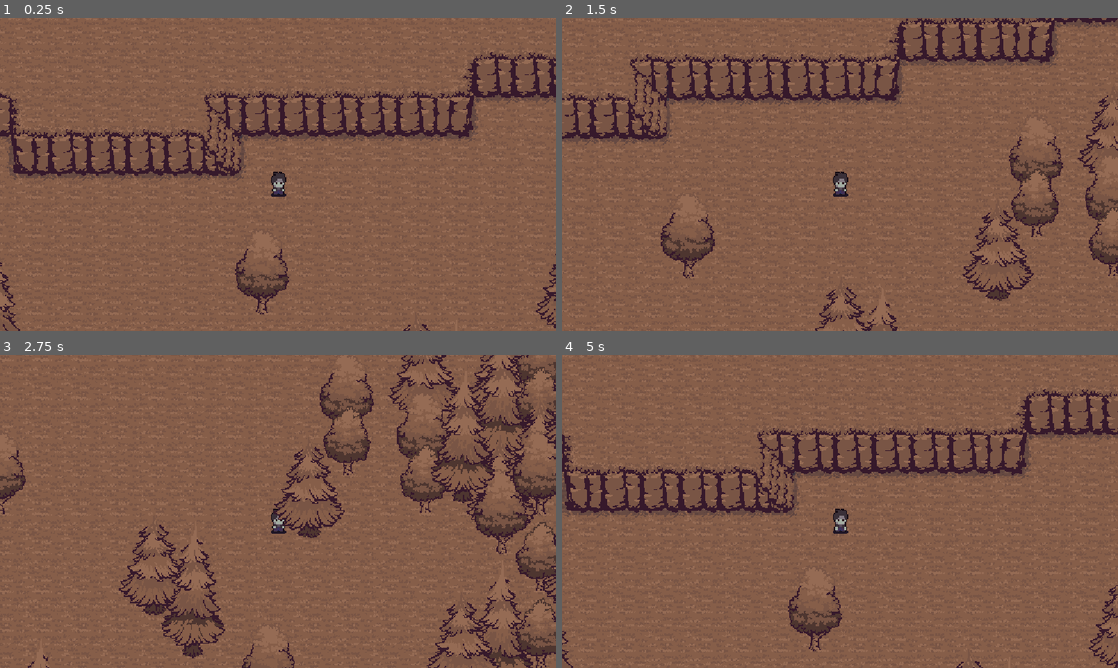
Above: before the commit, frames 1-4 (two rows, left to right).
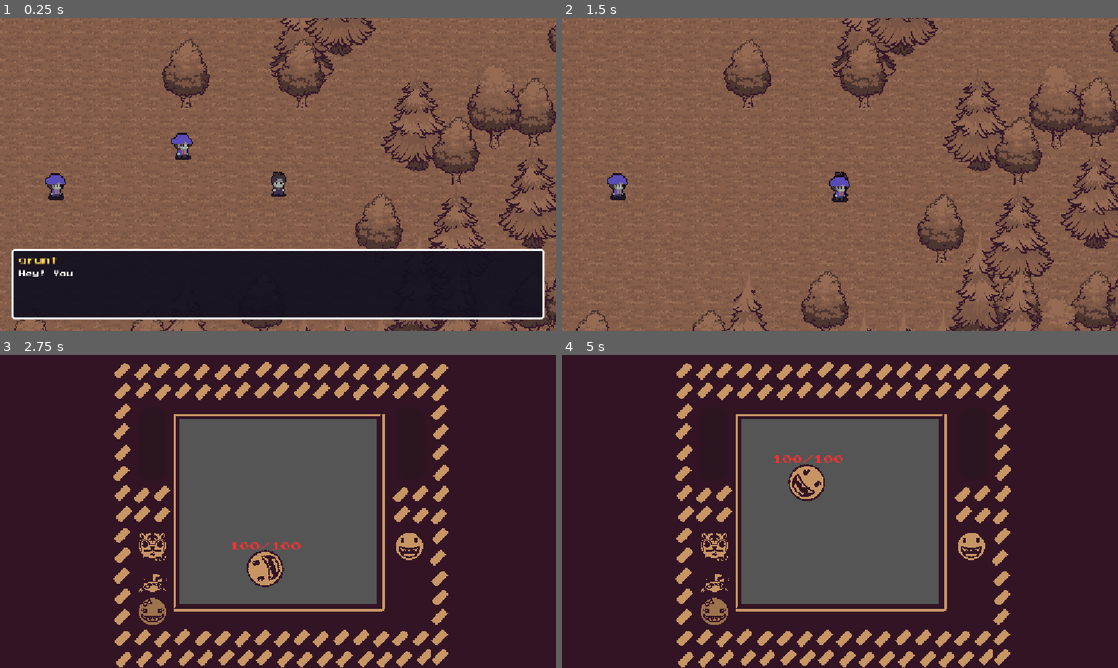
Above: after the commit, the same moments.

Repository: nusima-59487/ballbattle
Game: Godot game, scene res://level.tscn
Two runs of this game, one before a commit and one after it. Both use one fixed random seed, a clock stepped at 60 frames per second and the inputs below.
Inputs (mouse positions are in pixels of both pictures, inside the frame that each line leads up to):
- Up to frame 1 (0.25 s): no input
- Up to frame 2 (1.5 s): tap Enter (ui_accept) at 0.5, 1.35 s; move the mouse to (962, 158) at 0.52 s; hold Right (ui_right) 0.53-1.28 s; hold Enter (ui_accept) 0.53-1.28 s; click (962, 158) at 0.6 s; move the mouse to (728, 190) at 1.27 s; hold Down (ui_down) from 1.28 s (still down)
- Up to frame 3 (2.75 s): tap Enter (ui_accept) at 1.52, 1.82 s; click (166, 527) at 1.55 s; move the mouse to (333, 442) at 2.02 s; release Down (ui_down) at 2.03 s; hold Right (ui_right) from 2.03 s (still down); hold Enter (ui_accept) from 2.03 s (still down); click (333, 442) at 2.1 s
- Up to frame 4 (5 s): move the mouse to (812, 574) at 2.77 s; release Right (ui_right) at 2.78 s; release Enter (ui_accept) at 2.78 s; hold Up (ui_up) 2.78-3.53 s; tap Space at 2.85 s; tap Enter (ui_accept) at 3.02, 3.32, 4.35, 4.52, 4.82 s; click (812, 574) at 3.05 s; move the mouse to (1006, 558) at 3.52 s; hold Enter (ui_accept) 3.53-4.28 s; hold Left (ui_left) from 3.53 s (still down); click (1006, 558) at 3.6 s; move the mouse to (673, 464) at 4.27 s; click (673, 464) at 4.55 s

The runs differ from the first frame. In frame 1, 39% of the frame differs, in the area x 0-100%, y 0-100%; in frame 2, 23%; in frame 3, 95%; in frame 4, 96%.

Commit message:
never using ai again

Diff:
--- a/balls/lovity_ball.tscn
+++ b/balls/lovity_ball.tscn
@@ -99,6 +99,7 @@
 modulate = Color(6.738305e-07, 0.61265546, 0.28009963, 1)
 top_level = true
 position = Vector2(-19, -32)
+scale = Vector2(0.5, 0.5)
 script = ExtResource("5_llj6p")
 
 [node name="Sprite2D" type="Sprite2D" parent="heart" index="0" unique_id=372810004]
--- a/enemy.tscn
+++ b/enemy.tscn
@@ -10,6 +10,7 @@
 scale = Vector2(2, 2)
 texture = ExtResource("2_4gyqm")
 script = ExtResource("1_48uxq")
+display_name = "grunt"
 
 [node name="Area2D" type="Area2D" parent="." unique_id=1509104985]
 
--- a/level.tscn
+++ b/level.tscn
@@ -1,9 +1,9 @@
 [gd_scene format=4 uid="uid://d3pgwr84kii8m"]
 
+[ext_resource type="AudioStream" uid="uid://dtxw183qyardq" path="res://assets/music_elderberry/1 - Smoke and Mirrors.wav" id="1_f2txt"]
 [ext_resource type="TileSet" uid="uid://cihl1uas8no1w" path="res://assets/map/new_tile_set.tres" id="1_oi3di"]
 [ext_resource type="Script" uid="uid://dosk2eix8l2me" path="res://scripts/levelplayer.gd" id="2_f2txt"]
 [ext_resource type="Texture2D" uid="uid://b5dx37o1u6jck" path="res://assets/map/player.png" id="2_oi3di"]
-[ext_resource type="Texture2D" uid="uid://dq6uq2eapr7ct" path="res://assets/bijabilliC.png" id="3_oi3di"]
 [ext_resource type="PackedScene" uid="uid://df21n6el8bq06" path="res://enemy.tscn" id="4_0b4ue"]
 
 [sub_resource type="AtlasTexture" id="AtlasTexture_0b4ue"]
@@ -64,7 +64,10 @@
 [sub_resource type="RectangleShape2D" id="RectangleShape2D_bdgww"]
 size = Vector2(19, 30)
 
-[node name="Node2D" type="Node2D" unique_id=502099484]
+[node name="Node2D2" type="Node2D" unique_id=502099484]
+
+[node name="AudioStreamPlayer2D" type="AudioStreamPlayer2D" parent="." unique_id=211825177]
+stream = ExtResource("1_f2txt")
 
 [node name="TileMapLayerTrain1" type="TileMapLayer" parent="." unique_id=690689305]
 tile_map_data = PackedByteArray("AAD3//r/AAABAAEAAAD3//v/AAABAAEAAAD3//z/AAABAAEAAAD3//3/AAABAAEAAAD3//7/AAABAAEAAAD3// …(112352 unchanged characters)…
@@ -79,7 +82,7 @@
 tile_set = ExtResource("1_oi3di")
 
 [node name="CharacterBody2D" type="CharacterBody2D" parent="." unique_id=418340580]
-position = Vector2(-773, -835)
+position = Vector2(1658, 1999)
 script = ExtResource("2_f2txt")
 
 [node name="cahr" type="AnimatedSprite2D" parent="CharacterBody2D" unique_id=2002706253]
@@ -100,10 +103,6 @@
 tile_map_data = PackedByteArray("AAAAAPz/BgAAAAAAAAADAP//BgAAAAAAAAAEAP//BwAAAAAAAAD7//X/BQAAAAAAAAD8//P/BwAAAAAAAAD8// …(18976 unchanged characters)…
 tile_set = ExtResource("1_oi3di")
 
-[node name="BijabilliC" type="Sprite2D" parent="." unique_id=1882833882]
-position = Vector2(-32, 32)
-texture = ExtResource("3_oi3di")
-
 [node name="CanvasLayer" type="CanvasLayer" parent="." unique_id=873683321]
 
 [node name="ColorRect" type="ColorRect" parent="CanvasLayer" unique_id=1082024243]
@@ -120,5 +119,10 @@
 polygon = PackedVector2Array(-2956, -3619, -2222, -3648, -2117, -2942, -1583, -2847, -1421, -2265, -1001, -2284, -839,  …(962 unchanged characters)…
 
 [node name="Enemy" parent="." unique_id=544133219 instance=ExtResource("4_0b4ue")]
-position = Vector2(439, 146)
 balls_lineup = Array[String](["verity", "summon_knight"])
+position = Vector2(1289, 2020)
+
+[node name="Enemy2" parent="." unique_id=1167607563 instance=ExtResource("4_0b4ue")]
+position = Vector2(1499, 1954)
+intro_dialogue = Array[String](["Hey! You there!", "You're no match for my ball battling ability!!"])
+defeat_dialogue = Array[String](["No way... my balls lost?!", "I need to tell boss about this..."])
--- a/main.tscn
+++ b/main.tscn
@@ -2,6 +2,7 @@
 
 [ext_resource type="Texture2D" uid="uid://dgkq1kwux1mwh" path="res://assets/battle_background.png" id="1_0xm2m"]
 [ext_resource type="Script" uid="uid://x3ycjt64tjcq" path="res://scripts/battle.gd" id="1_1bvp3"]
+[ext_resource type="Script" path="res://scripts/battle_visuals.gd" id="2_visfx"]
 
 [sub_resource type="RectangleShape2D" id="RectangleShape2D_i1io4"]
 size = Vector2(275, 34)
--- a/popup_heart.gd
+++ b/popup_heart.gd
@@ -15,7 +15,7 @@
 
 
 func popup(damage: String, popup_direction: Vector2 = Vector2.ZERO) -> void:
-	global_position = ball.global_position - Vector2(30,30)
+	global_position = ball.global_position
 	modulate = ball.modulate
 	animation_player.play("pop")
 	await animation_player.animation_finished
--- a/scripts/battle.gd
+++ b/scripts/battle.gd
@@ -140,4 +140,11 @@
 	player_slots[current_player_ball_idx].texture_disabled = empty_img_texture
 	player_balls_left -= 1;
 	if player_balls_left == 0:
-		print("You lose boo")
+		# player ran out of balls, you lose
+		print("You blacked out!")
+		get_tree().paused = true
+		await get_tree().create_timer(0.5).timeout
+		await DialogueBox.show_dialogue(self, "", ["You blacked out!"], true).finished
+		get_tree().paused = false
+		# back to the map's starting point; the enemy stays for a rematch
+		get_tree().call_deferred("change_scene_to_file", "res://level.tscn")
--- /dev/null
+++ b/scripts/dialogue_box.gd
@@ -0,0 +1,187 @@
+extends CanvasLayer
+class_name DialogueBox
+
+## On-screen dialogue with a typewriter effect.
+##
+## Usage (from any node):
+##     await DialogueBox.show_dialogue(self, "Angler", ["Hey!", "Let's battle!"]).finished
+##
+## Click, Space or Enter finishes the current line; pressing again goes to the next line.
+## With fullscreen = true the screen fades to black and the text is centred (used for "You blacked out").
+
+signal finished
+
+const FONT: FontFile = preload("res://assets/pixel_font/PressStart2P-Regular.ttf")
+const CHARS_PER_SECOND := 40.0
+
+var _speaker := ""
+var _lines: Array[String] = []
+var _fullscreen := false
+var _index := 0
+var _accepting_input := false
+var _done := false
+
+var _text_label: Label
+var _hint_label: Label
+var _typing_tween: Tween
+
+
+## Creates a dialogue box under `parent`, starts it, and returns it so you can await `finished`.
+static func show_dialogue(parent: Node, speaker: String, lines: Array[String], fullscreen: bool = false) -> DialogueBox:
+	var box := DialogueBox.new()
+	box._speaker = speaker
+	box._lines = lines
+	box._fullscreen = fullscreen
+	parent.add_child(box)
+	return box
+
+
+func _ready() -> void:
+	layer = 100
+	# Keep working while the tree is paused (battle pauses during end-of-battle dialogue).
+	process_mode = Node.PROCESS_MODE_ALWAYS
+
+	if _lines.is_empty():
+		# Nothing to say; finish on the next frame so callers can still `await finished`.
+		_finish.call_deferred()
+		return
+
+	if _fullscreen:
+		_build_fullscreen_ui()
+	else:
+		_build_box_ui()
+		_accepting_input = true
+		_show_line()
+
+
+func _build_box_ui() -> void:
+	var root := Control.new()
+	root.set_anchors_preset(Control.PRESET_FULL_RECT)
+	root.mouse_filter = Control.MOUSE_FILTER_STOP # block clicks on buttons underneath
+	add_child(root)
+
+	var panel := PanelContainer.new()
+	panel.anchor_left = 0.0
+	panel.anchor_right = 1.0
+	panel.anchor_top = 1.0
+	panel.anchor_bottom = 1.0
+	panel.offset_left = 24
+	panel.offset_right = -24
+	panel.offset_top = -170
+	panel.offset_bottom = -24
+	panel.grow_vertical = Control.GROW_DIRECTION_BEGIN
+	var style := StyleBoxFlat.new()
+	style.bg_color = Color(0.08, 0.06, 0.12, 0.94)
+	style.border_color = Color(1, 1, 1)
+	style.set_border_width_all(4)
+	style.set_corner_radius_all(6)
+	style.set_content_margin_all(16)
+	panel.add_theme_stylebox_override("panel", style)
+	root.add_child(panel)
+
+	var vbox := VBoxContainer.new()
+	vbox.add_theme_constant_override("separation", 12)
+	panel.add_child(vbox)
+
+	var name_label := _make_label(16, Color(1.0, 0.85, 0.3))
+	name_label.text = _speaker
+	name_label.visible = _speaker != ""
+	vbox.add_child(name_label)
+
+	_text_label = _make_label(14, Color.WHITE)
+	_text_label.autowrap_mode = TextServer.AUTOWRAP_WORD_SMART
+	_text_label.size_flags_vertical = Control.SIZE_EXPAND_FILL
+	vbox.add_child(_text_label)
+
+	_hint_label = _make_label(10, Color(1, 1, 1, 0.6))
+	_hint_label.text = "click / space  >"
+	_hint_label.horizontal_alignment = HORIZONTAL_ALIGNMENT_RIGHT
+	vbox.add_child(_hint_label)
+
+
+func _build_fullscreen_ui() -> void:
+	var bg := ColorRect.new()
+	bg.set_anchors_preset(Control.PRESET_FULL_RECT)
+	bg.color = Color.BLACK
+	bg.mouse_filter = Control.MOUSE_FILTER_STOP
+	bg.modulate.a = 0.0
+	add_child(bg)
+
+	_text_label = _make_label(24, Color.WHITE)
+	_text_label.set_anchors_preset(Control.PRESET_FULL_RECT)
+	_text_label.horizontal_alignment = HORIZONTAL_ALIGNMENT_CENTER
+	_text_label.vertical_alignment = VERTICAL_ALIGNMENT_CENTER
+	_text_label.autowrap_mode = TextServer.AUTOWRAP_WORD_SMART
+	bg.add_child(_text_label)
+
+	_hint_label = _make_label(10, Color(1, 1, 1, 0.6))
+	_hint_label.text = "click / space  >"
+	_hint_label.set_anchors_preset(Control.PRESET_BOTTOM_RIGHT)
+	_hint_label.grow_horizontal = Control.GROW_DIRECTION_BEGIN
+	_hint_label.grow_vertical = Control.GROW_DIRECTION_BEGIN
+	_hint_label.offset_left = -260
+	_hint_label.offset_top = -48
+	_hint_label.offset_right = -24
+	_hint_label.offset_bottom = -24
+	_hint_label.horizontal_alignment = HORIZONTAL_ALIGNMENT_RIGHT
+	_hint_label.visible = false
+	bg.add_child(_hint_label)
+
+	var fade := create_tween()
+	fade.tween_property(bg, "modulate:a", 1.0, 0.8)
+	fade.tween_interval(0.3)
+	fade.tween_callback(func() -> void:
+		_accepting_input = true
+		_show_line())
+
+
+func _make_label(font_size: int, color: Color) -> Label:
+	var label := Label.new()
+	label.add_theme_font_override("font", FONT)
+	label.add_theme_font_size_override("font_size", font_size)
+	label.add_theme_color_override("font_color", color)
+	label.mouse_filter = Control.MOUSE_FILTER_IGNORE
+	return label
+
+
+func _show_line() -> void:
+	var line := _lines[_index]
+	_text_label.text = line
+	_text_label.visible_ratio = 0.0
+	_hint_label.visible = false
+	if _typing_tween:
+		_typing_tween.kill()
+	_typing_tween = create_tween()
+	_typing_tween.tween_property(_text_label, "visible_ratio", 1.0, maxf(line.length() / CHARS_PER_SECOND, 0.05))
+	_typing_tween.tween_callback(func() -> void: _hint_label.visible = true)
+
+
+func _input(event: InputEvent) -> void:
+	if _done or not _accepting_input or event.is_echo():
+		return
+	var pressed_mouse: bool = event is InputEventMouseButton and event.pressed and event.button_index == MOUSE_BUTTON_LEFT
+	if pressed_mouse or event.is_action_pressed("ui_accept"):
+		get_viewport().set_input_as_handled()
+		_advance()
+
+
+func _advance() -> void:
+	# First press while typing: reveal the whole line.
+	if _typing_tween and _typing_tween.is_running():
+		_typing_tween.kill()
+		_text_label.visible_ratio = 1.0
+		_hint_label.visible = true
+		return
+	_index += 1
+	if _index >= _lines.size():
+		_finish()
+	else:
+		_show_line()
+
+
+func _finish() -> void:
+	if _done:
+		return
+	_done = true
+	finished.emit()
+	queue_free()
--- a/scripts/game_instance.gd
+++ b/scripts/game_instance.gd
@@ -8,6 +8,10 @@
 var player_map_pos: Vector2;
 var last_battle_enemy_opponent: String;
 
+# Dialogue info for the enemy currently being battled (set by LevelEnemy).
+var current_enemy_display_name: String
+var current_enemy_defeat_dialogue: Array[String] = []
+
 # Called when the node enters the scene tree for the first time.
 func _ready() -> void:
 	pass # Replace with function body.
--- a/scripts/levelenemy.gd
+++ b/scripts/levelenemy.gd
@@ -5,9 +5,25 @@
 @export var move_speed = 10
 @export var target_position : Vector2;
 
+@export_group("Dialogue")
+## Name shown in the dialogue box. Falls back to the node name if empty.
+@export var display_name: String = ""
+## Lines said when this enemy spots the player (before the battle).
+@export_multiline var intro_dialogue: Array[String] = [
+	"Hey! You there!",
+	"Your balls look weak. Let's battle!",
+]
+## Lines said when this enemy is defeated (at the end of the battle).
+@export_multiline var defeat_dialogue: Array[String] = [
+	"No way... my balls lost?!",
+	"Fine. You win this time.",
+]
+
+var _triggered := false
+
 # Called when the node enters the scene tree for the first time.
 func _ready() -> void:
-	pass # Replace with function body.
+	pass
 
 
 # Called every frame. 'delta' is the elapsed time since the previous frame.
@@ -18,15 +34,27 @@
 			#print("im here")
 
 
+func get_speaker_name() -> String:
+	return display_name if display_name != "" else str(name)
+
+
 func _on_area_2d_body_entered(body: Node2D) -> void:
-	if body is LevelPlayer:
-		print("YOU ARE IN BATTLE")
-		body.is_frozen = true
-		#self.target_position = body.position
-		var move = get_tree().create_tween()
-		move.set_trans(Tween.TRANS_CUBIC)
-		move.tween_property(self,"global_position", body.global_position, 1.0)
-		await move.finished
-		GameInstance.current_enemy_balls = self.balls_lineup
-		GameInstance.last_battle_enemy_opponent = self.name
-		get_tree().change_scene_to_file("res://main.tscn")
+	if _triggered or not body is LevelPlayer:
+		return
+	_triggered = true
+	print("YOU ARE IN BATTLE")
+	body.is_frozen = true
+
+	await DialogueBox.show_dialogue(get_tree().current_scene, get_speaker_name(), intro_dialogue).finished
+
+	#self.target_position = body.position
+	var move = get_tree().create_tween()
+	move.set_trans(Tween.TRANS_CUBIC)
+	move.tween_property(self,"global_position", body.global_position - Vector2(0, -25), 1.0)
+	await move.finished
+	GameInstance.current_enemy_balls = self.balls_lineup
+	GameInstance.last_battle_enemy_opponent = self.name
+	GameInstance.current_enemy_display_name = get_speaker_name()
+	GameInstance.current_enemy_defeat_dialogue = defeat_dialogue
+	GameInstance.player_map_pos = body.position
+	get_tree().change_scene_to_file("res://main.tscn")
Not shown, changed: assets/verity.png.import
Not shown, added: scripts/dialogue_box.gd.uid
